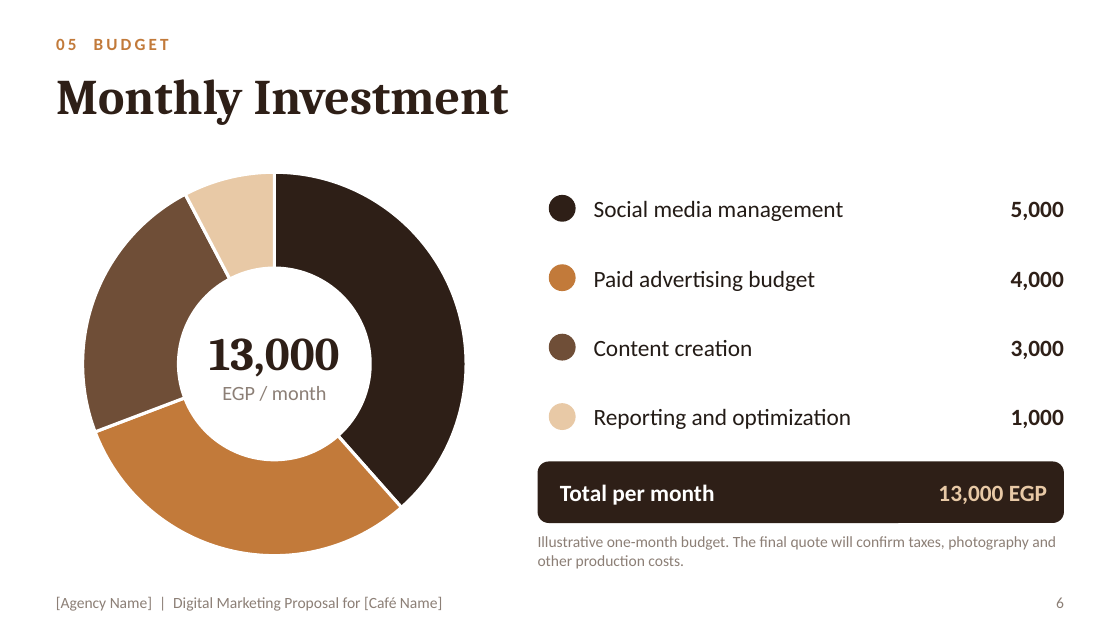
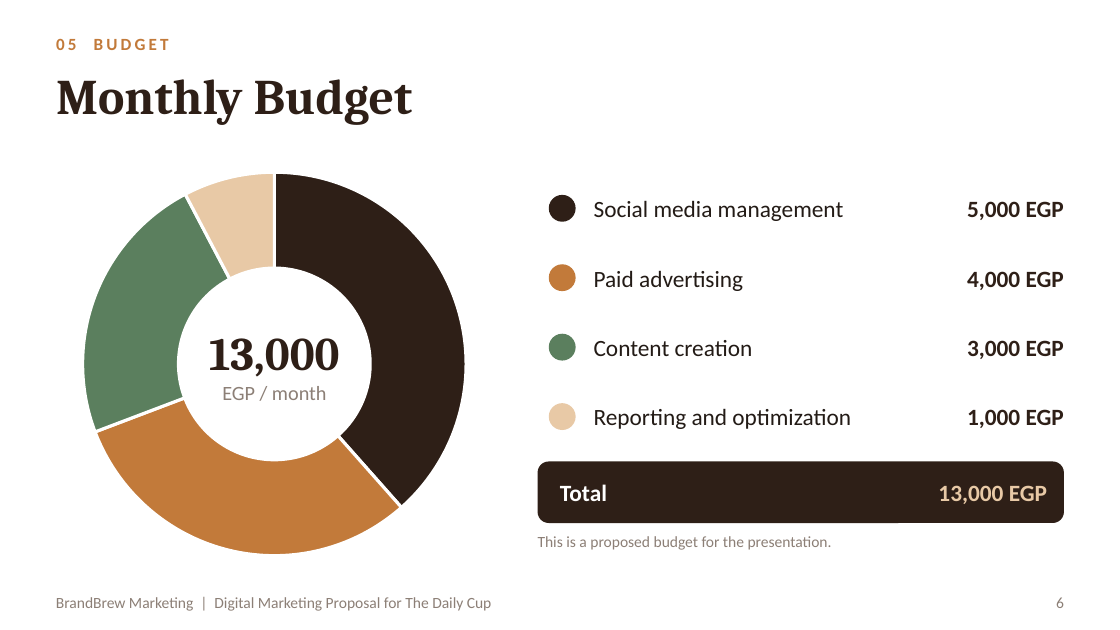
Before and after one commit to RahmaOshba/RahmaOshba, a slide deck: slide 6 of Cafe_Marketing_Proposal.pptx. Drawn at 1120x630 pixels with LibreOffice and Linux fonts; fonts in the diff are those of the drawing. Boxes give left, top, right and bottom in pixels: in the first picture for what was removed or moved away, otherwise in the second. Text is boxed around its words. In the diff, an @@ line names an element or a change of style, - is before the commit and + after.

```diff
--- a/Cafe_Marketing_Proposal.pptx
+++ b/Cafe_Marketing_Proposal.pptx
@@ title at [56,79,413,125]: text changed @@
-Monthly Investment
+Monthly Budget
@@ doughnut chart at [67,157,482,571] @@
-categories: Social media management, Paid advertising budget, Content creation, Reporting and optimization
+categories: Social media management, Paid advertising, Content creation, Reporting and optimization
@@ colours of single points changed @@
@@ text at [967,201,1064,220]: text changed @@
-5,000
+5,000 EGP
@@ text at [594,270,743,291]: text changed @@
-Paid advertising budget
+Paid advertising
@@ text at [967,271,1064,290]: text changed @@
-4,000
+4,000 EGP
@@ ellipse at [549,334,576,361]: fill #6F4E37 to #5B7F5E @@
@@ text at [967,340,1064,359]: text changed @@
-3,000
+3,000 EGP
@@ text at [967,409,1064,428]: text changed @@
-1,000
+1,000 EGP
@@ text at [560,484,607,501]: text changed @@
-Total per month
+Total
@@ text at [538,536,832,550]: text changed @@
-Illustrative one-month budget. The final quote will confirm taxes, photography and other production costs.
+This is a proposed budget for the presentation.
@@ text at [56,597,492,611]: text changed @@
-[Agency Name] | Digital Marketing Proposal for [Café Name]
+BrandBrew Marketing | Digital Marketing Proposal for The Daily Cup
```
Also in this commit, not shown: 8 other slides changed, 2 slides added, 2 slides removed.
